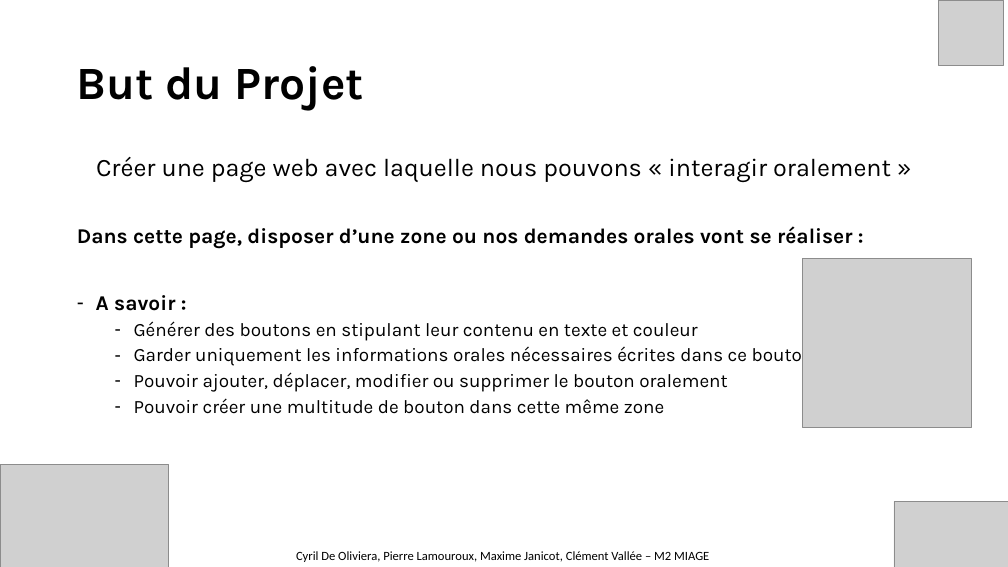
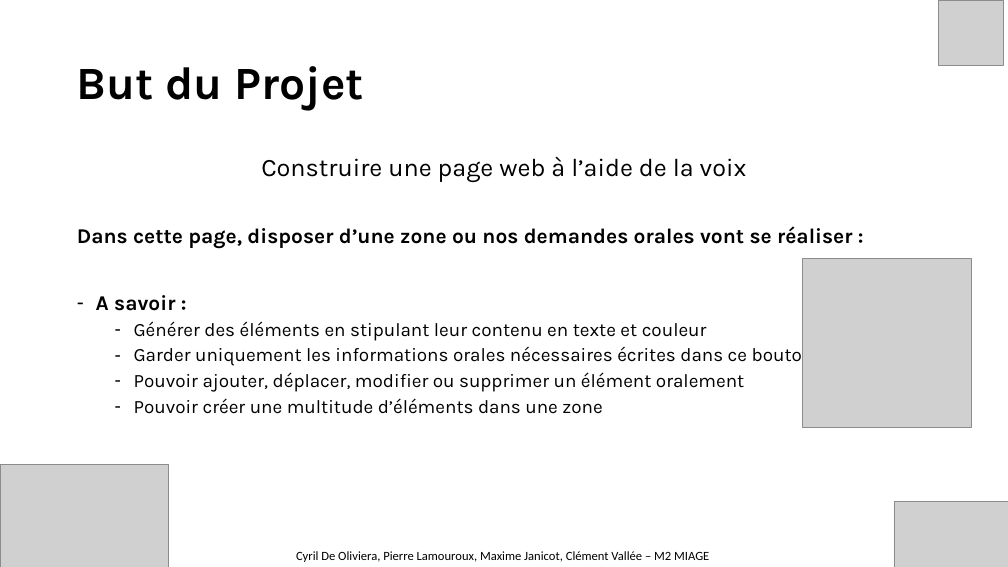
Before and after one commit to MrFrostiesK/SpeechtoText_API, a slide deck: slide 2 of CourtaudPPT/PPT_Presentation.pptx. Drawn at 1008x567 pixels with LibreOffice and Linux fonts; fonts in the diff are those of the drawing; grey boxes stand for pictures. Boxes give left, top, right and bottom in pixels: in the first picture for what was removed or moved away, otherwise in the second. Text is boxed around its words. In the diff, an @@ line names an element or a change of style, - is before the commit and + after.

Commit message:
PPT update

```diff
--- a/CourtaudPPT/PPT_Presentation.pptx
+++ b/CourtaudPPT/PPT_Presentation.pptx
@@ text at [261, 157, 747, 182]: text changed @@
-Créer une page web avec laquelle nous pouvons « interagir oralement »
+Construire une page web à l’aide de la voix
@@ text at [134, 321, 707, 341]: text changed @@
-  – Générer des boutons en stipulant leur contenu en texte et couleur
+  – Générer des éléments en stipulant leur contenu en texte et couleur
@@ text at [134, 372, 744, 414]: text changed @@
-  – Pouvoir ajouter, déplacer, modifier ou supprimer le bouton oralement
-  – Pouvoir créer une multitude de bouton dans cette même zone
+  – Pouvoir ajouter, déplacer, modifier ou supprimer un élément oralement
+  – Pouvoir créer une multitude d’éléments dans une zone
```
Also in this commit, not shown: 6 other slides changed, 5 other files.
